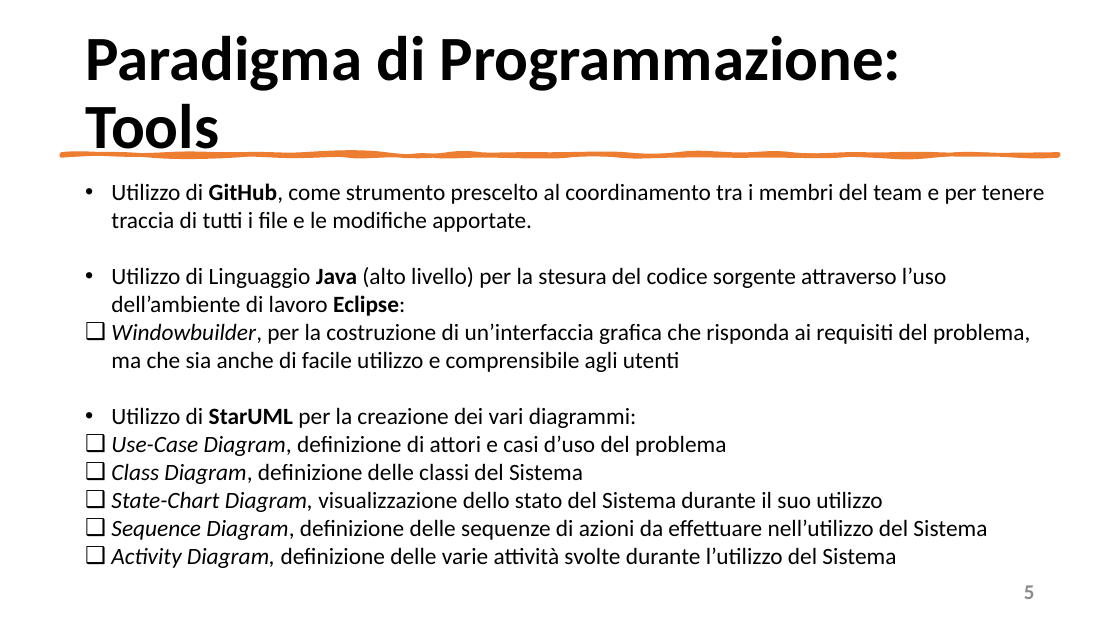
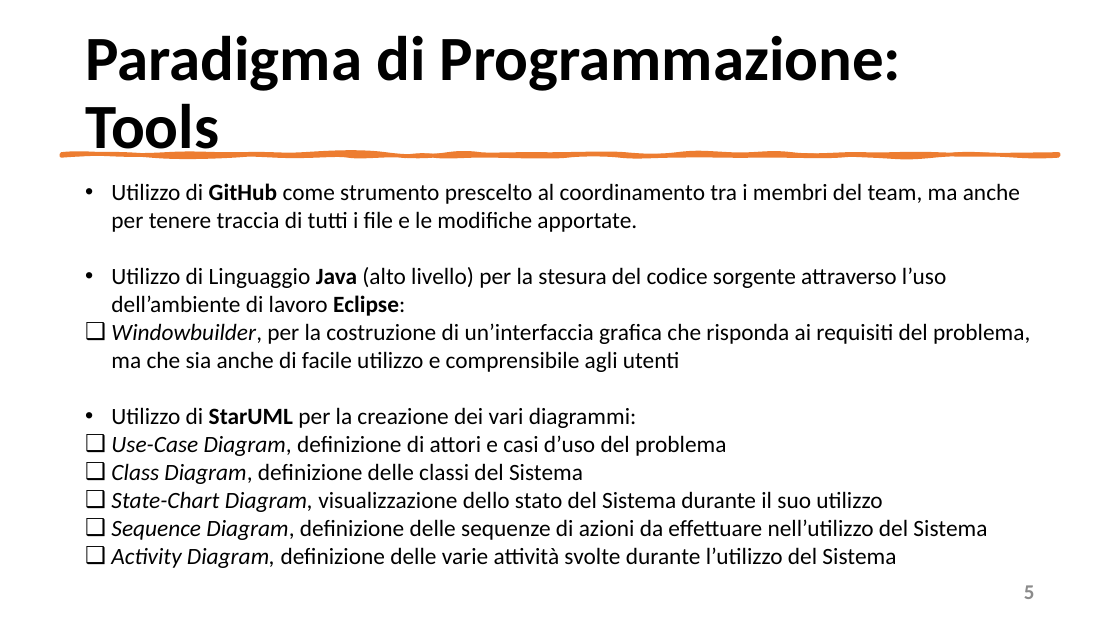
Before and after one commit to mangilimatteo/Progetto_Ingegneria_Software_Cattaneo_Mangili_Saini, a slide deck: slide 5 of Presentazione/Presentazione_Progetto.pptx. Drawn at 1120x630 pixels with LibreOffice and Linux fonts; fonts in the diff are those of the drawing. Boxes give left, top, right and bottom in pixels: in the first picture for what was removed or moved away, otherwise in the second. Text is boxed around its words. In the diff, an @@ line names an element or a change of style, - is before the commit and + after.

```diff
--- a/Presentazione/Presentazione_Progetto.pptx
+++ b/Presentazione/Presentazione_Progetto.pptx
@@ text at <box>111,183,1020,232</box>: text changed @@
-• Utilizzo di GitHub, come strumento prescelto al coordinamento tra i membri del team e per tenere traccia di tutti i file e le modifiche apportate.
+• Utilizzo di GitHub come strumento prescelto al coordinamento tra i membri del team, ma anche per tenere traccia di tutti i file e le modifiche apportate.
```
Also in this commit, not shown: 7 other slides changed.
